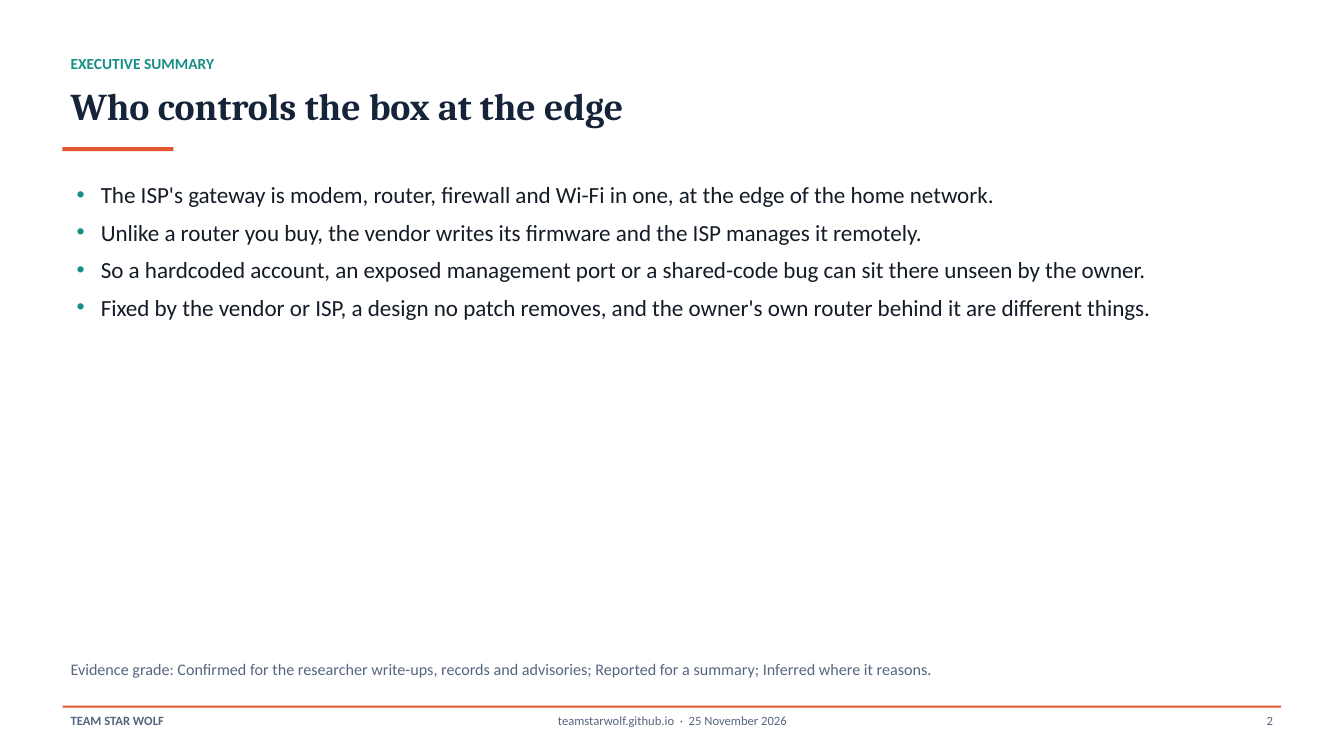
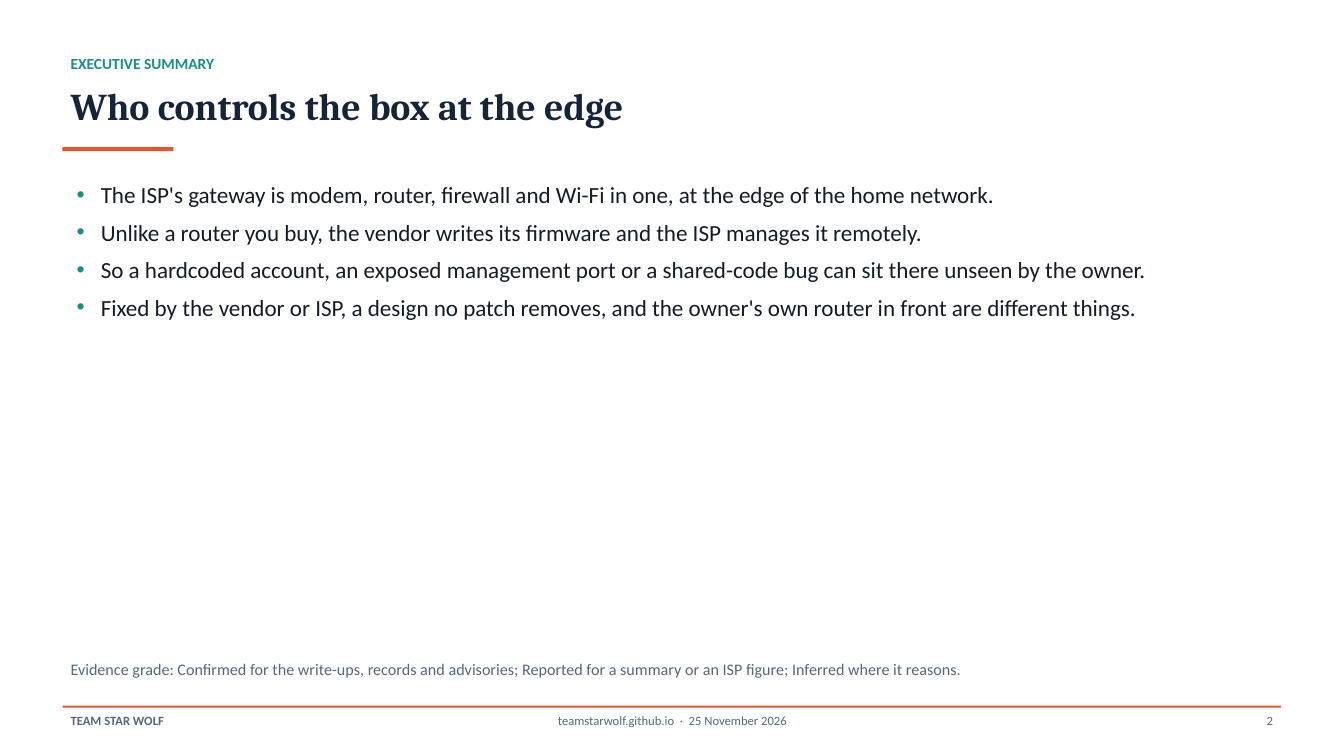
Before and after one commit to TeamStarWolf/TeamStarWolf, a slide deck: slide 2 of case-studies/slides/ISP_Gateway_Home_Network_Case_Study.pptx. Drawn at 1344x756 pixels with LibreOffice and Linux fonts; fonts in the diff are those of the drawing. Boxes give left, top, right and bottom in pixels: in the first picture for what was removed or moved away, otherwise in the second. Text is boxed around its words. In the diff, an @@ line names an element or a change of style, - is before the commit and + after.

```diff
--- a/case-studies/slides/ISP_Gateway_Home_Network_Case_Study.pptx
+++ b/case-studies/slides/ISP_Gateway_Home_Network_Case_Study.pptx
@@ text at [101,300,1136,320]: text changed @@
-• Fixed by the vendor or ISP, a design no patch removes, and the owner's own router behind it are different things.
+• Fixed by the vendor or ISP, a design no patch removes, and the owner's own router in front are different things.
@@ text at [71,664,961,678]: text changed @@
-Evidence grade: Confirmed for the researcher write-ups, records and advisories; Reported for a summary; Inferred where it reasons.
+Evidence grade: Confirmed for the write-ups, records and advisories; Reported for a summary or an ISP figure; Inferred where it reasons.
```
Also in this commit, not shown: 13 other slides changed, 7 other files.
